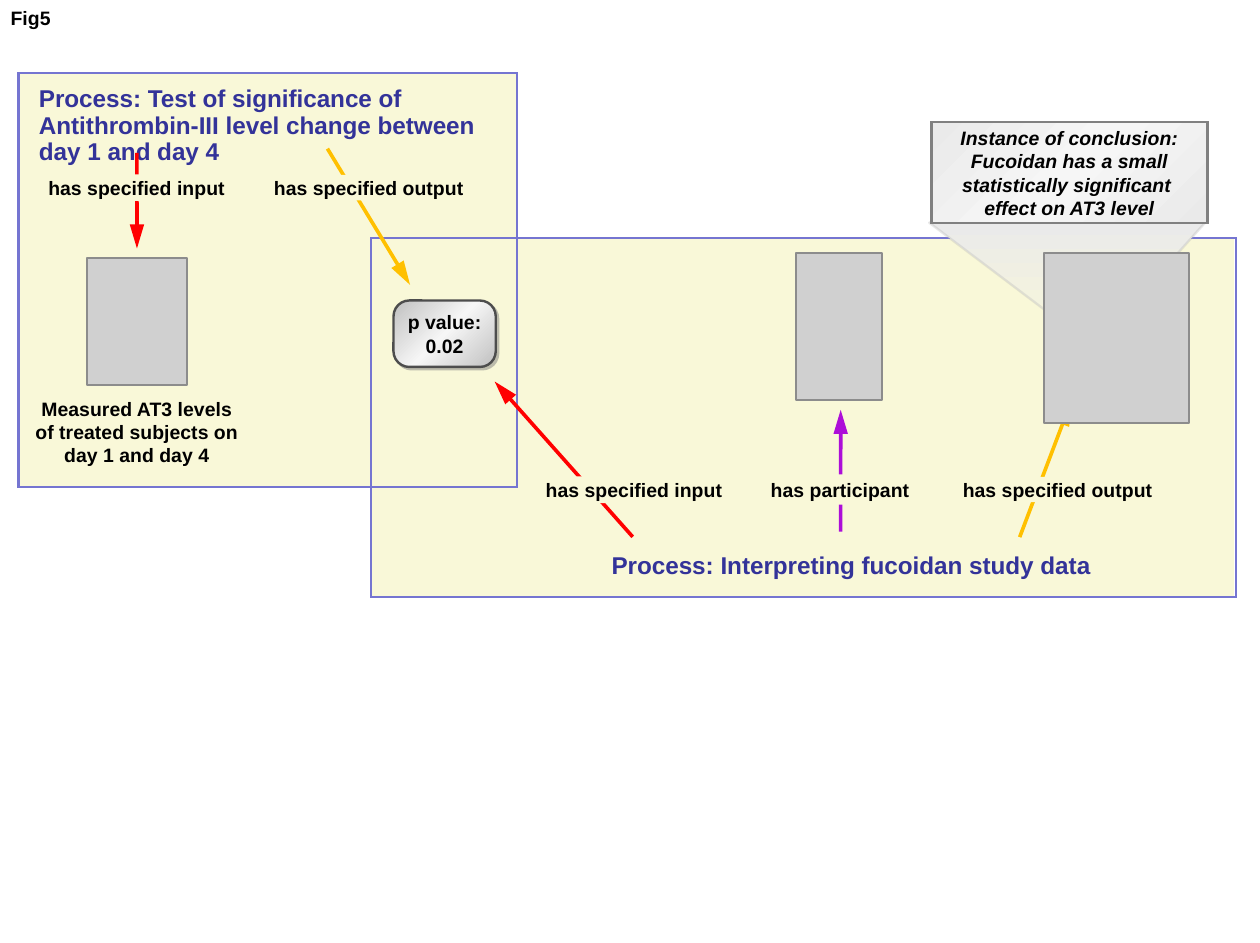
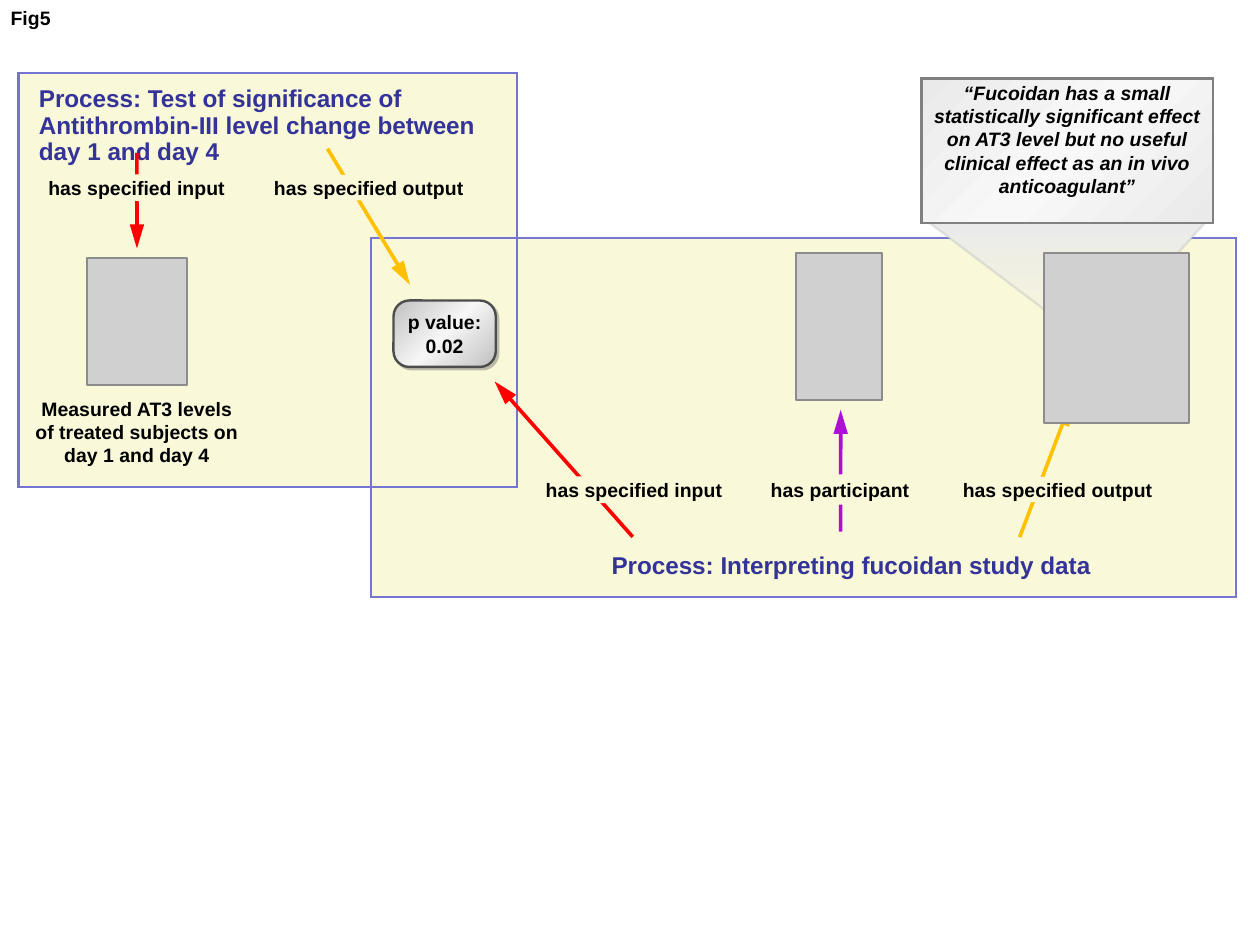
Before and after one commit to jamesaoverton/obi-backup, a slide deck: slide 3 of docs/papers/release/Figure 5.ppt. Drawn at 1260x943 pixels with LibreOffice and Linux fonts; fonts in the diff are those of the drawing; grey boxes stand for pictures. Boxes give left, top, right and bottom in pixels: in the first picture for what was removed or moved away, otherwise in the second. Text is boxed around its words. In the diff, an @@ line names an element or a change of style, - is before the commit and + after.

Commit message:
Minor updates, removing 'instance of' from labels, and removing 'conclusion'

```diff
--- a/docs/papers/release/Figure 5.ppt
+++ b/docs/papers/release/Figure 5.ppt
@@ rectangle "“Fucoidan has a small statistically ...": place and size @@
-rectangle "“Fucoidan has a small statistically ..." at [931, 122, 1208, 224]
+rectangle "“Fucoidan has a small statistically ..." at [921, 79, 1213, 224]
@@ rectangle "“Fucoidan has a small statistically ..." at [921, 79, 1213, 224]: fill gradient #EAEAEA to #F6F6F6 to gradient #EAEAEA to #F8F8F8 @@
@@ text in rectangle at [934, 86, 1200, 197]: text changed @@
-Instance of conclusion:
-Fucoidan has a small statistically significant
-effect on AT3 level
+“Fucoidan has a small statistically significant effect on AT3 level but no useful clinical effect as an in vivo anticoagulant”
```
Also in this commit, not shown: 1 other slide changed, 1 slide added, 1 slide removed.
